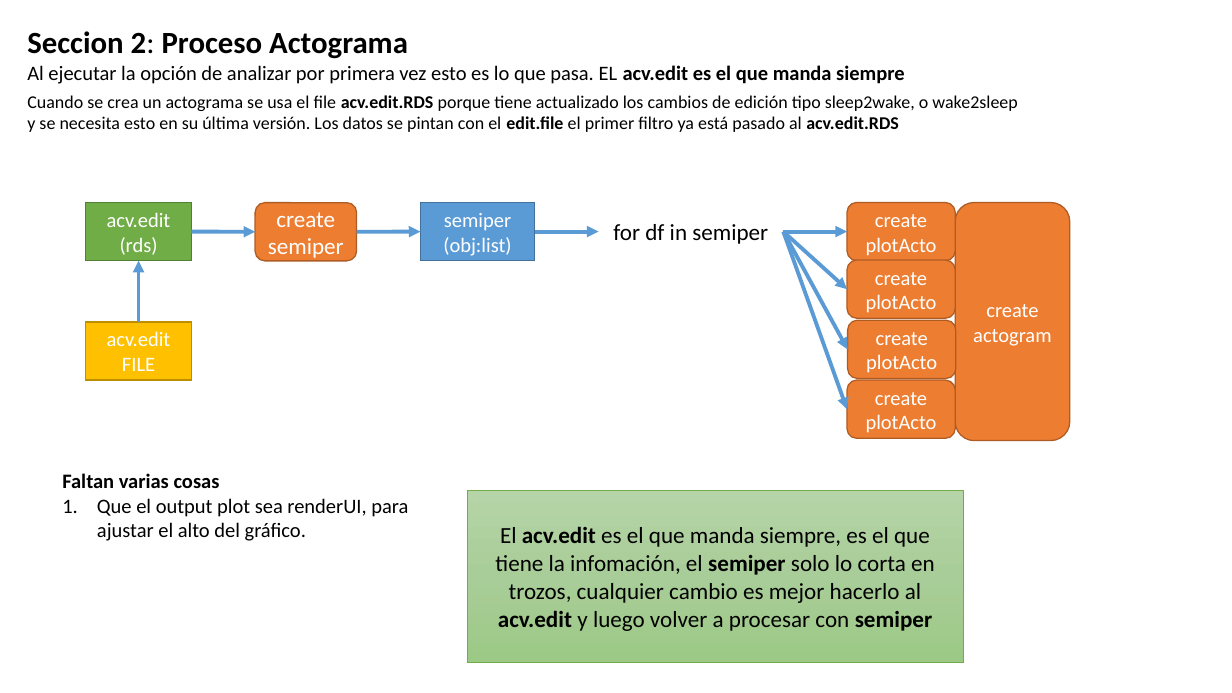
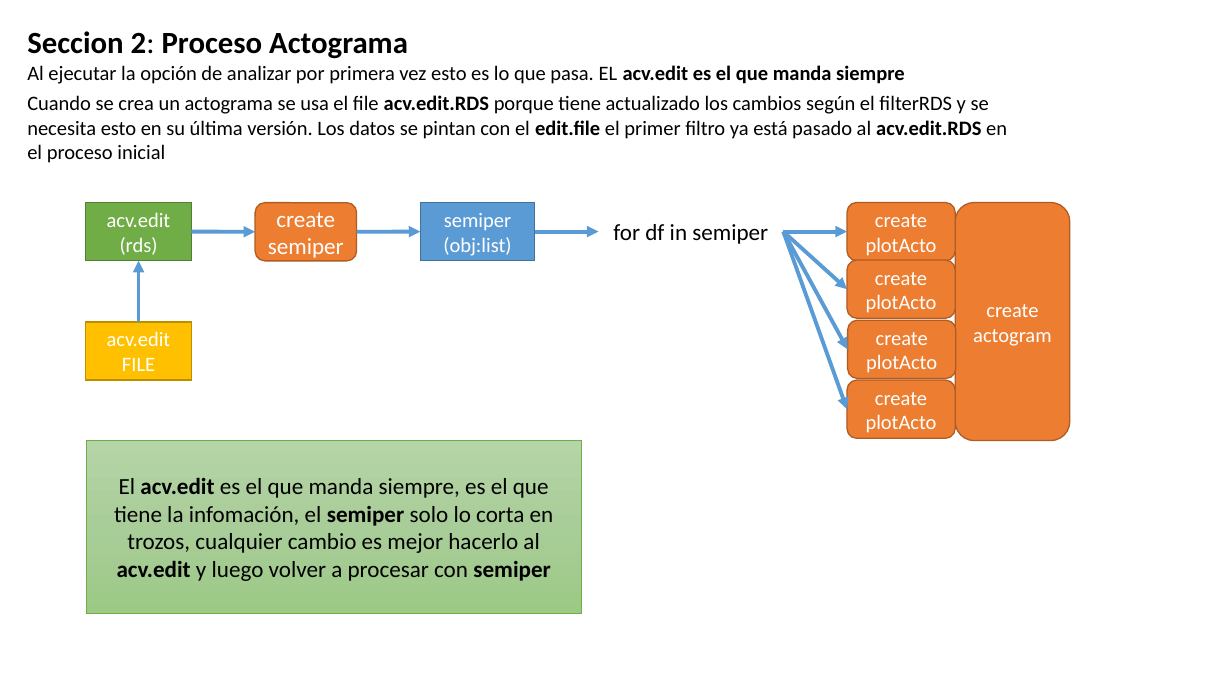
Before and after one commit to olitroski/Actigrafia, a slide deck: slide 8 of flujo edicion.pptx. Drawn at 1232x693 pixels with LibreOffice and Linux fonts; fonts in the diff are those of the drawing. Boxes give left, top, right and bottom in pixels: in the first picture for what was removed or moved away, otherwise in the second. Text is boxed around its words. In the diff, an @@ line names an element or a change of style, - is before the commit and + after.

Commit message:
casi todos los filtros listos
corregido la falta de un estado

```diff
--- a/flujo edicion.pptx
+++ b/flujo edicion.pptx
@@ text at (27, 95, 1007, 163): text changed; size 14 to 16 pt @@
-Cuando se crea un actograma se usa el file acv.edit.RDS porque tiene actualizado los cambios de edición tipo sleep2wake, o wake2sleep y se necesita esto en su última versión. Los datos se pintan con el edit.file el primer filtro ya está pasado al acv.edit.RDS
+Cuando se crea un actograma se usa el file acv.edit.RDS porque tiene actualizado los cambios según el filterRDS y se necesita esto en su última versión. Los datos se pintan con el edit.file el primer filtro ya está pasado al acv.edit.RDS en el proceso inicial
@@ rectangle "El acv.edit es el que ...": place and size @@
-rectangle "El acv.edit es el que ..." at (468, 490, 964, 663)
+rectangle "El acv.edit es el que ..." at (86, 441, 582, 614)
@@ text removed at (62, 473, 408, 541) @@
-Faltan varias cosas
-1. Que el output plot sea renderUI, para ajustar el alto del gráfico.
```
Also in this commit, not shown: 4 other slides changed, 1 slide added, 20 other files.
